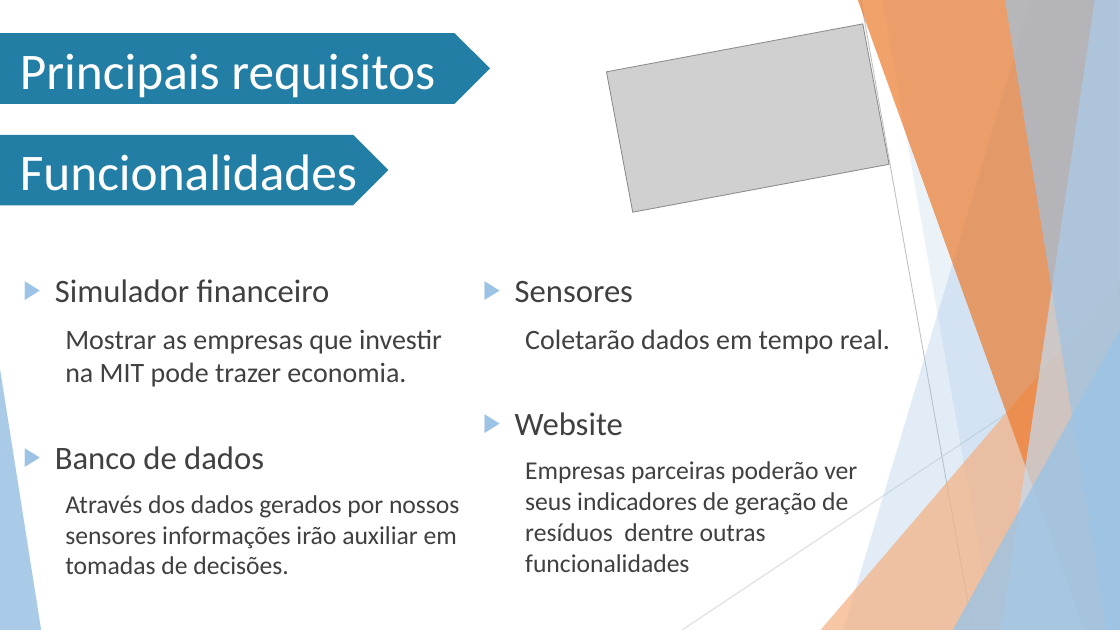
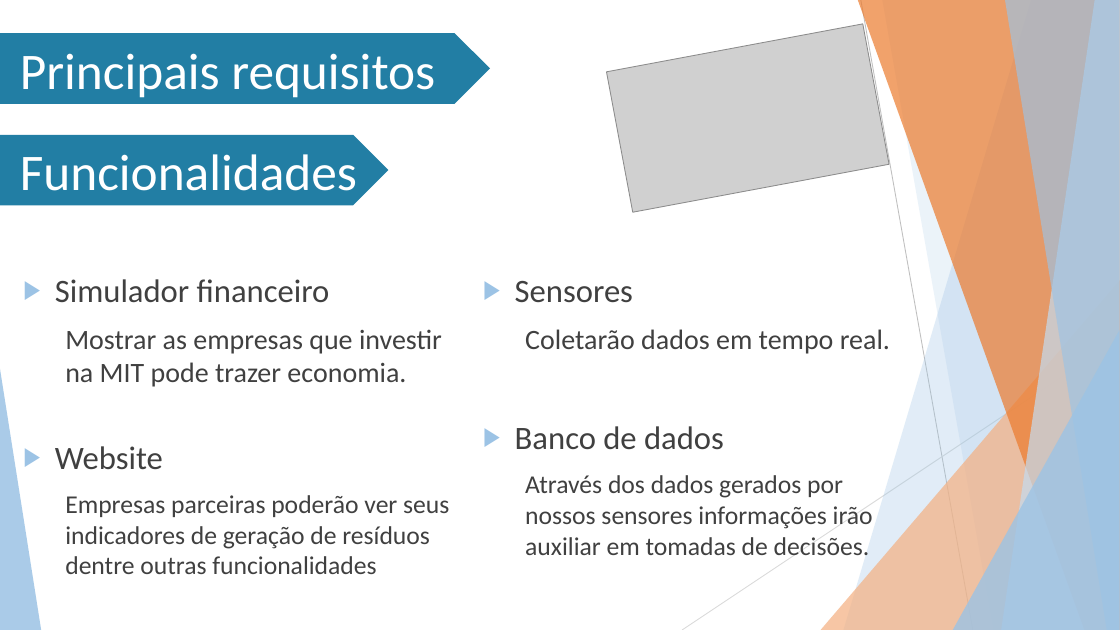
Before and after one commit to Stefany-hub/Projeto2.0, a slide deck: slide 13 of apresentação/MIT PPT (Projeto 2.0).pptx. Drawn at 1120x630 pixels with LibreOffice and Linux fonts; fonts in the diff are those of the drawing; grey boxes stand for pictures; background and template pictures are left out. Boxes give left, top, right and bottom in pixels: in the first picture for what was removed or moved away, otherwise in the second. Text is boxed around its words. In the diff, an @@ line names an element or a change of style, - is before the commit and + after.

Commit message:
pequena alteração no slide de requisitos

```diff
--- a/apresentação/MIT PPT (Projeto 2.0).pptx
+++ b/apresentação/MIT PPT (Projeto 2.0).pptx
@@ text at (55, 446, 449, 574): text changed @@
-▶ Banco de dados
-  Através dos dados gerados por nossos sensores informações irão auxiliar em tomadas de decisões.
+▶ Website
+  Empresas parceiras poderão ver seus indicadores de geração de resíduos dentre outras funcionalidades
@@ text at (515, 426, 873, 556): text changed @@
-▶ Website
-  Empresas parceiras poderão ver seus indicadores de geração de resíduos dentre outras funcionalidades
+▶ Banco de dados
+  Através dos dados gerados por nossos sensores informações irão auxiliar em tomadas de decisões.
```
